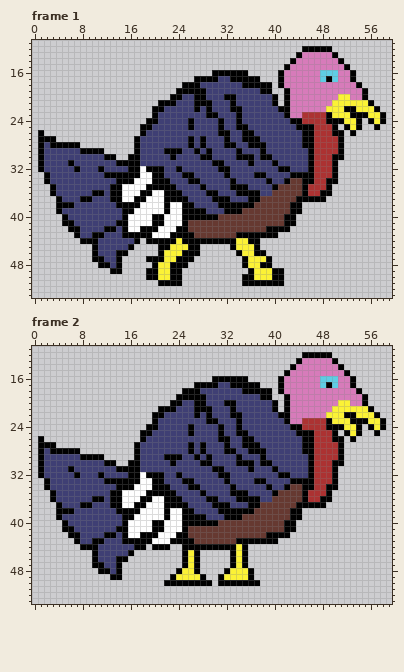
One commit to this pixel-art file: Aseprite-Files/Turkey_03_Spritesheet.aseprite. The picture above was drawn from the file before the commit.
64x64 pixels, 2 frames. Shown: frame 1: x 0..59, y 11..53; frame 2: x 0..59, y 11..53.
The same view after the edit:
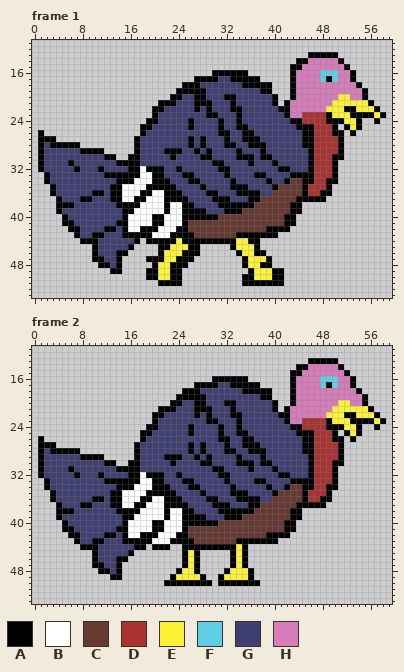
Palette (. is transparent): A #000000  B #ffffff  C #663931  D #ac3232  E #fbf236  F #5fcde4  G #3f3f74  H #d77bba
From old to new:
{"where": "frame 1, layer \"Sketch Color\""}
{"frame":1,"y":12,"x":45,"old":"AAAAA","new":"....."}
{"frame":1,"y":13,"x":44,"old":"AHHHHH","new":"..AAAA"}
{"frame":1,"y":14,"x":43,"old":"AHH","new":".AA"}
{"frame":1,"y":15,"x":42,"old":"AHH","new":".AA"}
{"frame":1,"y":16,"x":41,"old":"AHH","new":"..A"}
{"frame":1,"y":17,"x":41,"old":"AHH","new":"..A"}
{"frame":1,"y":18,"x":41,"old":"AHH","new":"..A"}
{"frame":1,"y":19,"x":42,"old":"AH","new":".A"}
{"frame":1,"y":20,"x":42,"old":"AH","new":".A"}
{"frame":1,"y":23,"x":56,"old":"E","new":"A"}
{"frame":1,"y":24,"x":56,"old":"AEA","new":".A."}
{"frame":1,"y":25,"x":57,"old":"A","new":"."}
{"where": "frame 2, layer \"Sketch Color\""}
{"frame":2,"y":12,"x":45,"old":"AAAAA","new":"....."}
{"frame":2,"y":13,"x":44,"old":"AHHHHH","new":"..AAAA"}
{"frame":2,"y":14,"x":43,"old":"AHH","new":".AA"}
{"frame":2,"y":15,"x":42,"old":"AHH","new":".AA"}
{"frame":2,"y":16,"x":41,"old":"AHH","new":"..A"}
{"frame":2,"y":17,"x":41,"old":"AHH","new":"..A"}
{"frame":2,"y":18,"x":41,"old":"AHH","new":"..A"}
{"frame":2,"y":19,"x":42,"old":"AH","new":".A"}
{"frame":2,"y":20,"x":42,"old":"AH","new":".A"}
{"frame":2,"y":23,"x":56,"old":"E","new":"A"}
{"frame":2,"y":24,"x":56,"old":"AEA","new":".A."}
{"frame":2,"y":25,"x":57,"old":"A","new":"."}
{"label":"changed","picture_box":[278,46,332,100]}
{"label":"changed","picture_box":[368,112,386,130]}
{"label":"changed","picture_box":[278,352,332,406]}
{"label":"changed","picture_box":[368,418,386,436]}
